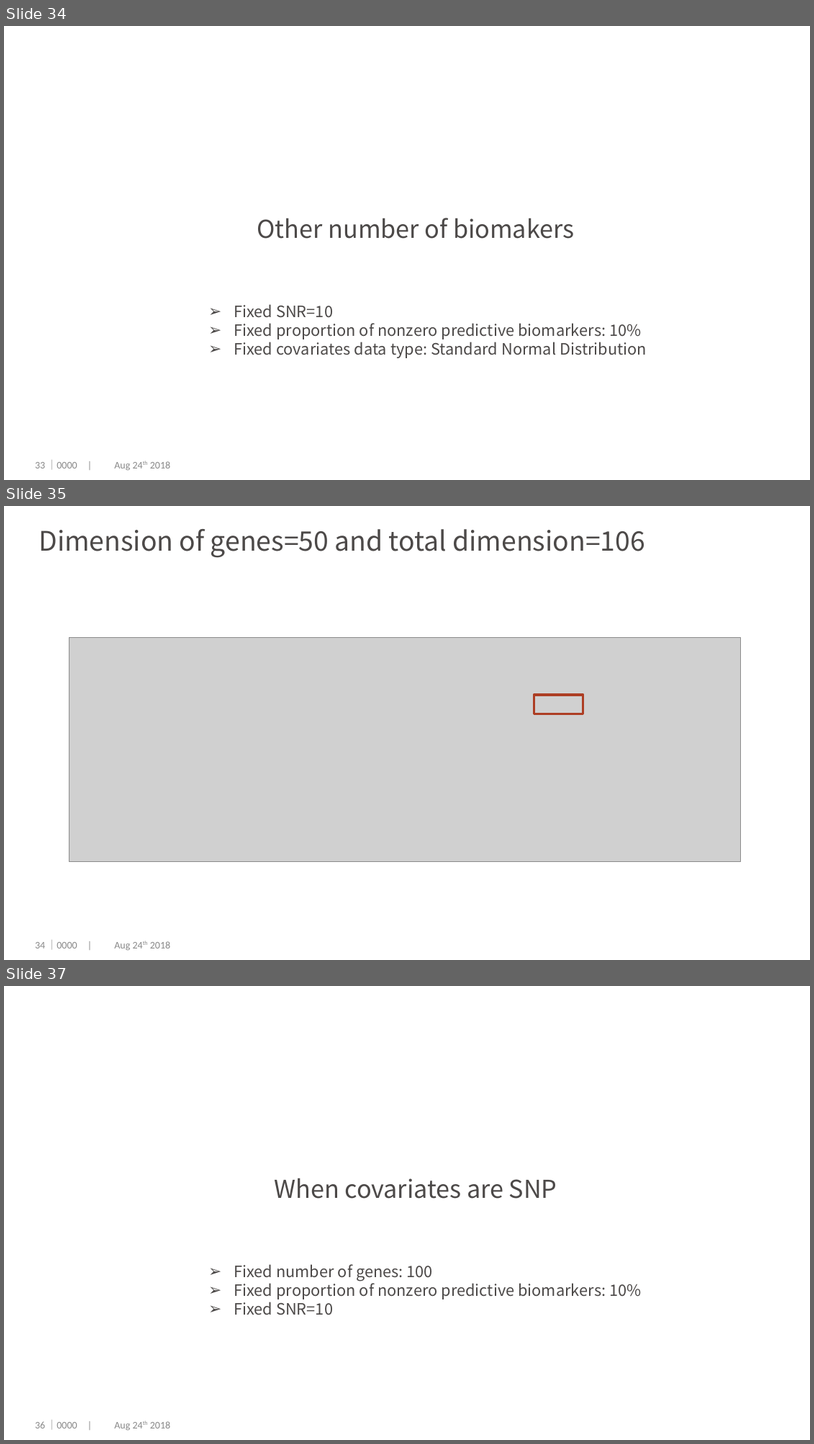
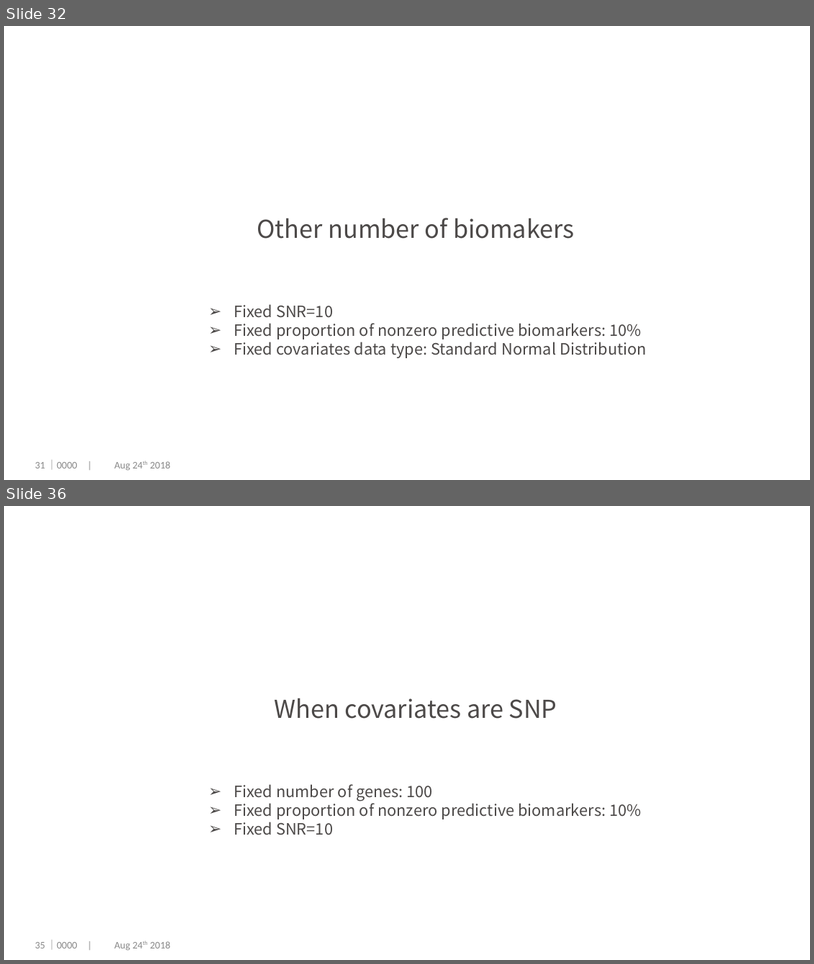
Before and after one commit to dengwx11/GroupLasso, a slide deck: manu & slides/Final.pptx. Shown one above the other, each under a label of ours: slides 34, 35 and 37 before the commit, slides 32 and 36 after it; the slides between them are not shown. The pictures are 814x1444 and 814x964 pixels, drawn with LibreOffice and Linux fonts; fonts in the diff are those of the drawing; grey boxes stand for pictures; background and template pictures are left out. Boxes give left, top, right and bottom in pixels: in the first picture for what was removed or moved away, otherwise in the second. Text is boxed around its words. In the diff, an @@ line names an element or a change of style, - is before the commit and + after.

```diff
--- a/manu & slides/Final.pptx
+++ b/manu & slides/Final.pptx
@@ slide 35 removed at [4,506,810,960], background #FFFFFF @@
@@ title removed at [39,529,646,558] @@
-Dimension of genes=50 and total dimension=106
@@ picture removed at [69,638,741,862] @@
@@ rectangle removed at [534,695,583,714] @@
@@ page number removed at [35,942,45,948] @@
-34
@@ text removed at [46,939,170,950] @@
-｜0000 | Aug 24th 2018
@@ what was slide 34 is now slide 32 @@
@@ page number at [35,462,45,468]: text changed @@
-33
+31
@@ what was slide 37 is now slide 36 @@
@@ page number at [35,942,45,948]: text changed @@
-36
+35
```
Also in this commit, not shown: 12 slides changed, 2 slides added, 11 other slides removed, 11 other files.
